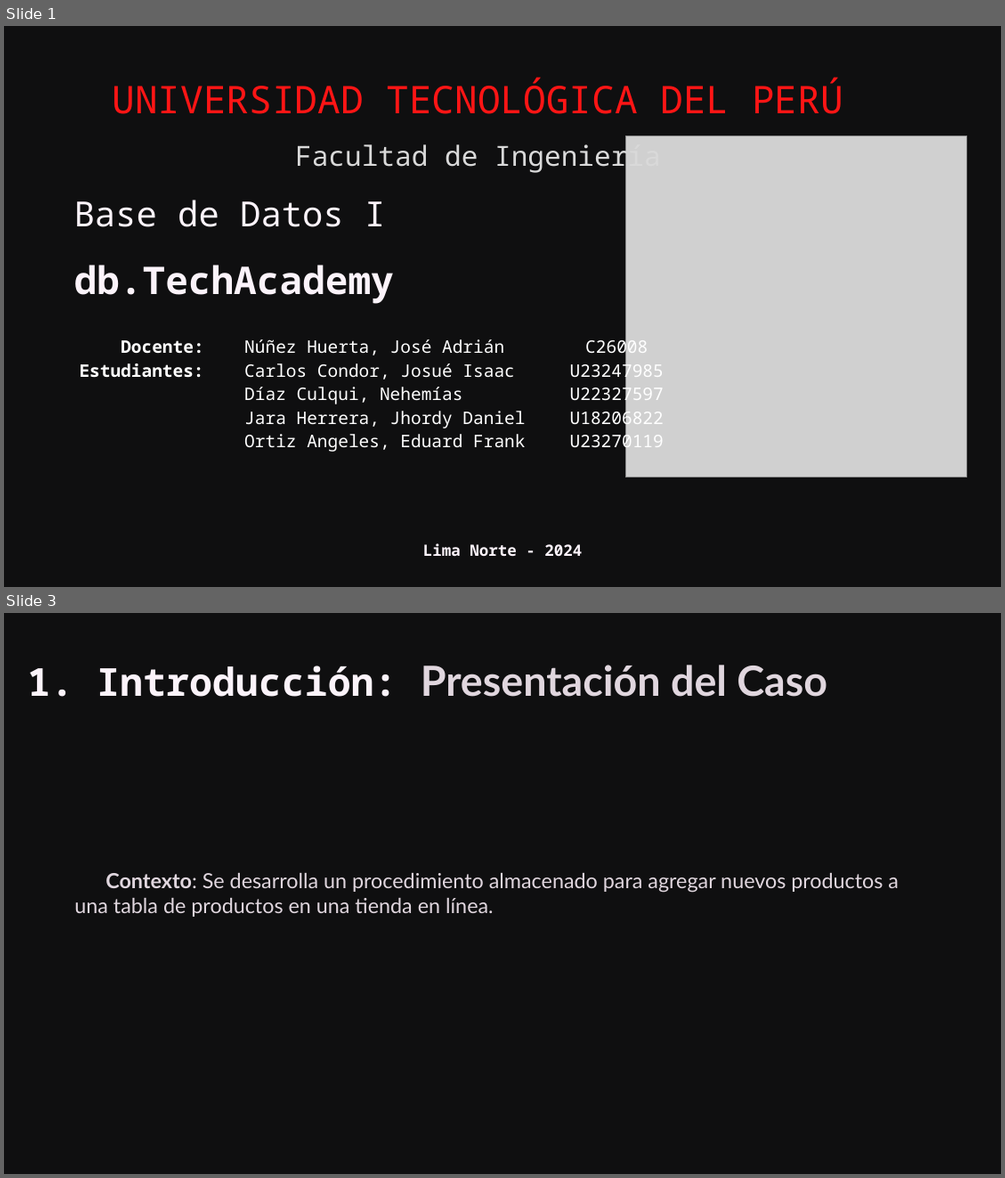
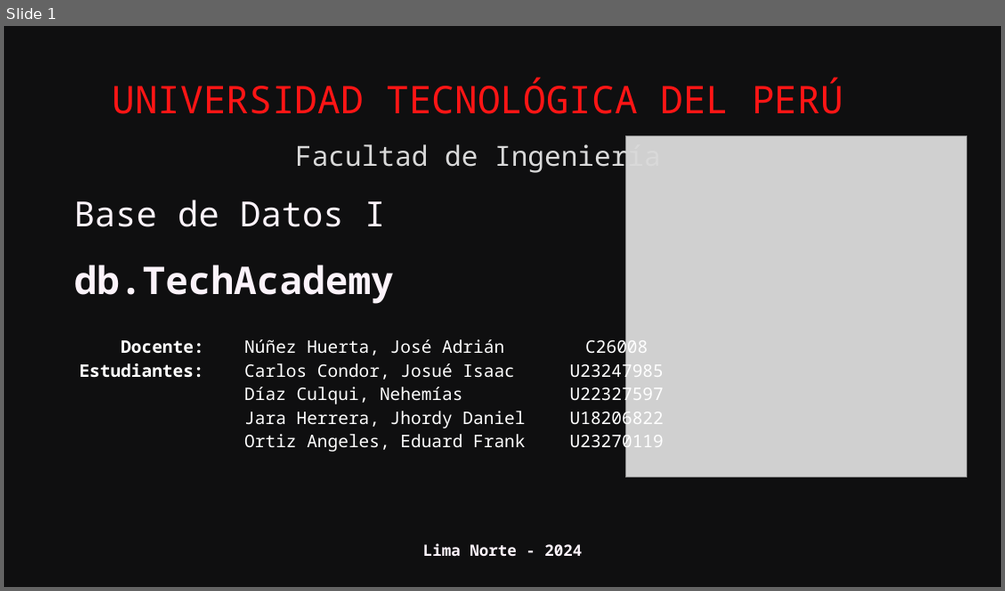
Before and after one commit to E-specter/Proyect-Database_I, a slide deck: BD.Proyect-Presentation.pptx. Shown one above the other, each under a label of ours: slides 1 and 3 before the commit, slide 1 after it; the slides between them are not shown. The pictures are 1005x1178 and 1005x591 pixels, drawn with LibreOffice and Linux fonts; fonts in the diff are those of the drawing; grey boxes stand for pictures; background and template pictures are left out. Boxes give left, top, right and bottom in pixels: in the first picture for what was removed or moved away, otherwise in the second. Text is boxed around its words. In the diff, an @@ line names an element or a change of style, - is before the commit and + after.

```diff
--- a/BD.Proyect-Presentation.pptx
+++ b/BD.Proyect-Presentation.pptx
@@ slide 3 removed at [4,613,1001,1174], background #000000; not listed: 1 template element that a slide beside it also shows @@
@@ text removed at [27,665,827,697] @@
-1. Introducción: Presentación del Caso
@@ text removed at [74,873,898,916] @@
-Contexto: Se desarrolla un procedimiento almacenado para agregar nuevos productos a una tabla de productos en una tienda en línea.
```
Also in this commit, not shown: 1 slide changed, 9 slides added, 22 other slides removed.
